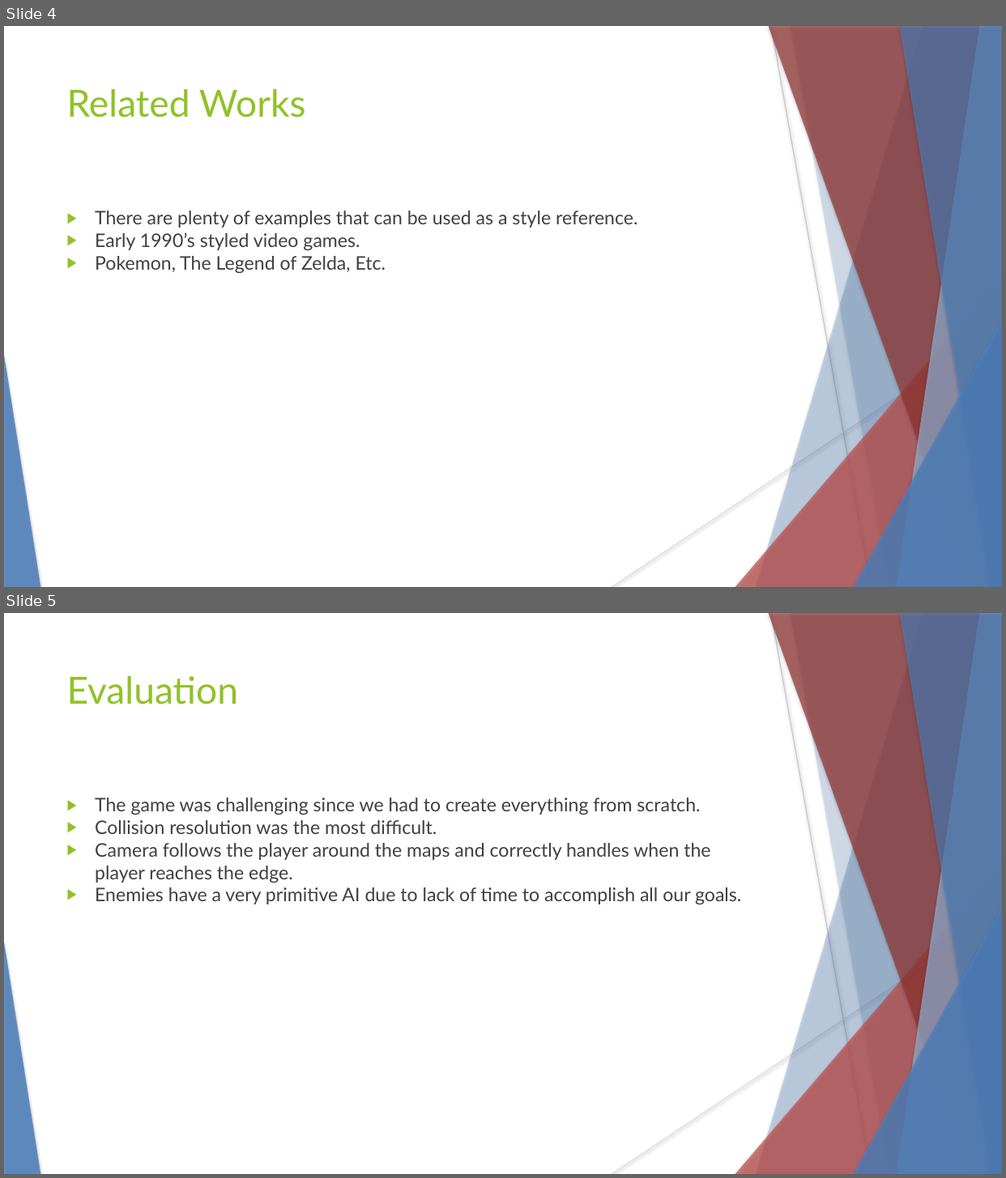
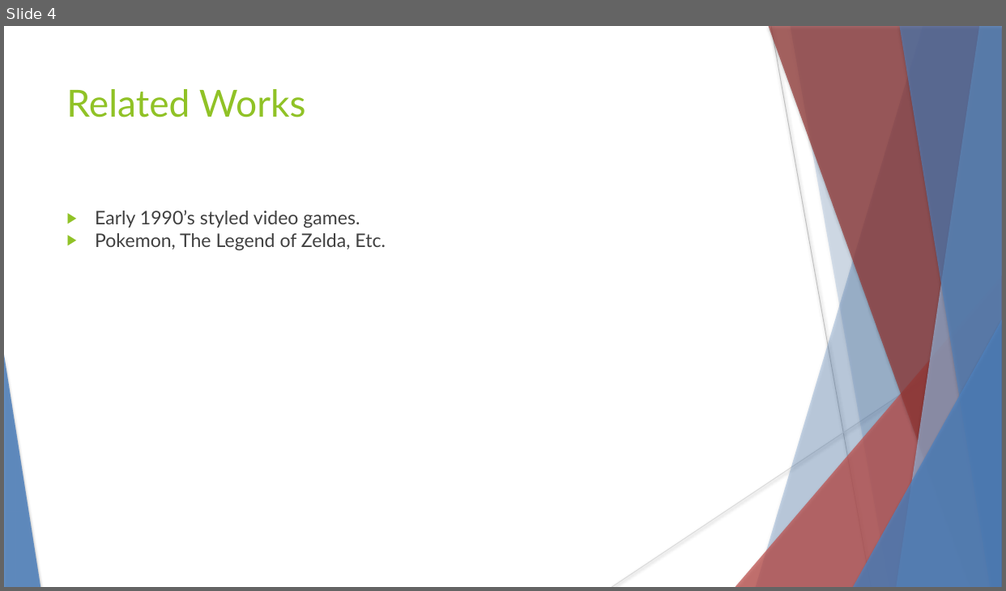
Before and after one commit to hanselrd/bubble-warrior-adventures, a slide deck: docs/presentation.pptx. Shown one above the other, each under a label of ours: slides 4 and 5 before the commit, slide 4 after it. The pictures are 1006x1178 and 1006x591 pixels, drawn with LibreOffice and Linux fonts; fonts in the diff are those of the drawing. Boxes give left, top, right and bottom in pixels: in the first picture for what was removed or moved away, otherwise in the second. Text is boxed around its words. In the diff, an @@ line names an element or a change of style, - is before the commit and + after.

```diff
--- a/docs/presentation.pptx
+++ b/docs/presentation.pptx
@@ slide 5 removed at box(4, 613, 1002, 1174), background #FFFFFF; not listed: 10 template elements that a slide beside it also shows @@
@@ text removed at box(67, 676, 239, 705) @@
-Evaluation
@@ text removed at box(95, 798, 741, 905) @@
-▶ The game was challenging since we had to create everything from scratch.
-▶ Collision resolution was the most difficult.
-▶ Camera follows the player around the maps and correctly handles when the player reaches the edge.
-▶ Enemies have a very primitive AI due to lack of time to accomplish all our goals.
@@ slide 4 changed as well @@
@@ text at box(95, 211, 637, 228): paragraph removed @@
-▶ There are plenty of examples that can be used as a style reference.
```
Also in this commit, not shown: 4 other slides changed, 3 slides added, 1 other slide removed.
